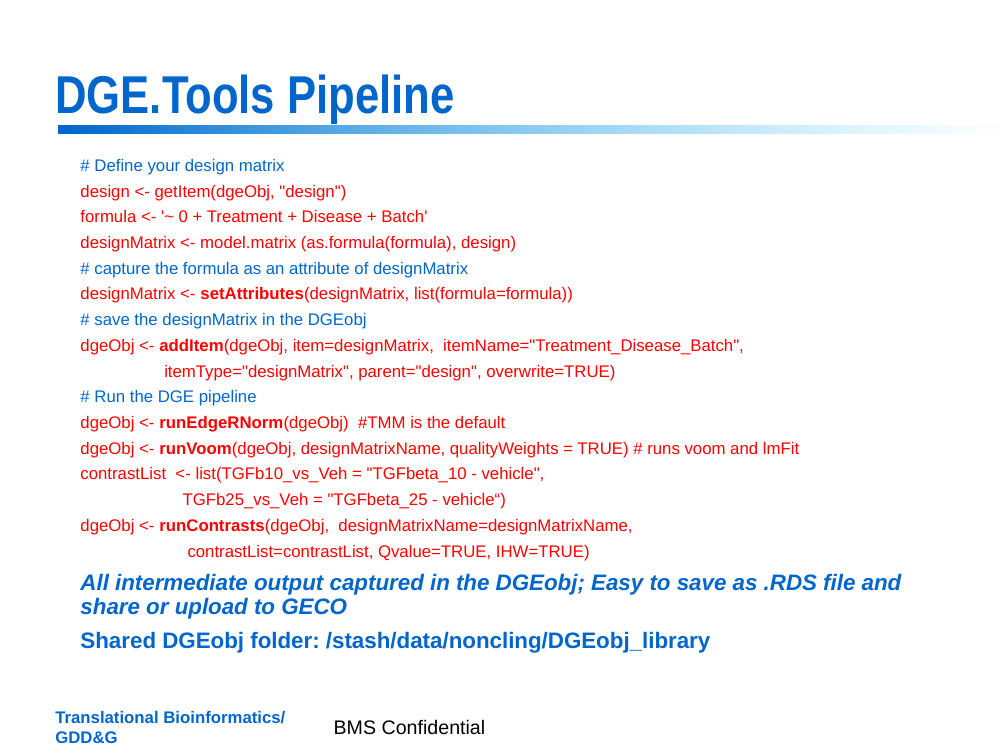
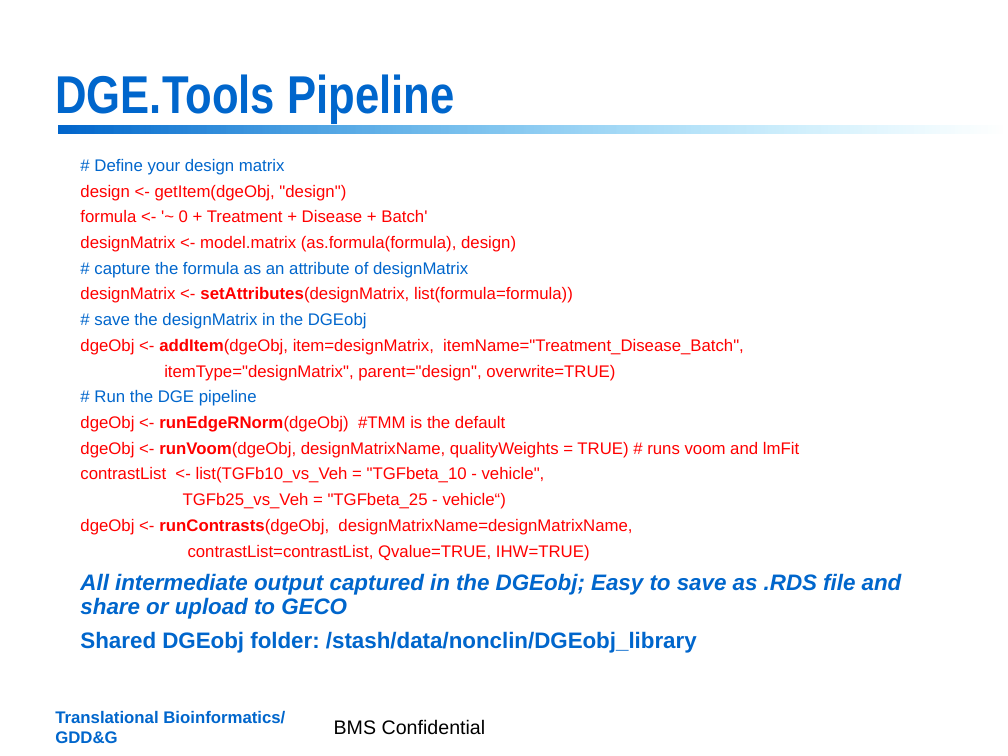
Before and after one commit to jrthompson54/DGE.Tools2, a slide deck: slide 11 of DGE_Tools_Training_Mar2019.pptx. Drawn at 1008x756 pixels with LibreOffice and Linux fonts; fonts in the diff are those of the drawing; background and template pictures are left out. Boxes give left, top, right and bottom in pixels: in the first picture for what was removed or moved away, otherwise in the second. Text is boxed around its words. In the diff, an @@ line names an element or a change of style, - is before the commit and + after.

```diff
--- a/DGE_Tools_Training_Mar2019.pptx
+++ b/DGE_Tools_Training_Mar2019.pptx
@@ text at (80,631,697,653): text changed @@
-Shared DGEobj folder: /stash/data/noncling/DGEobj_library
+Shared DGEobj folder: /stash/data/nonclin/DGEobj_library
```
Also in this commit, not shown: 2 other slides changed, 2 other files.
